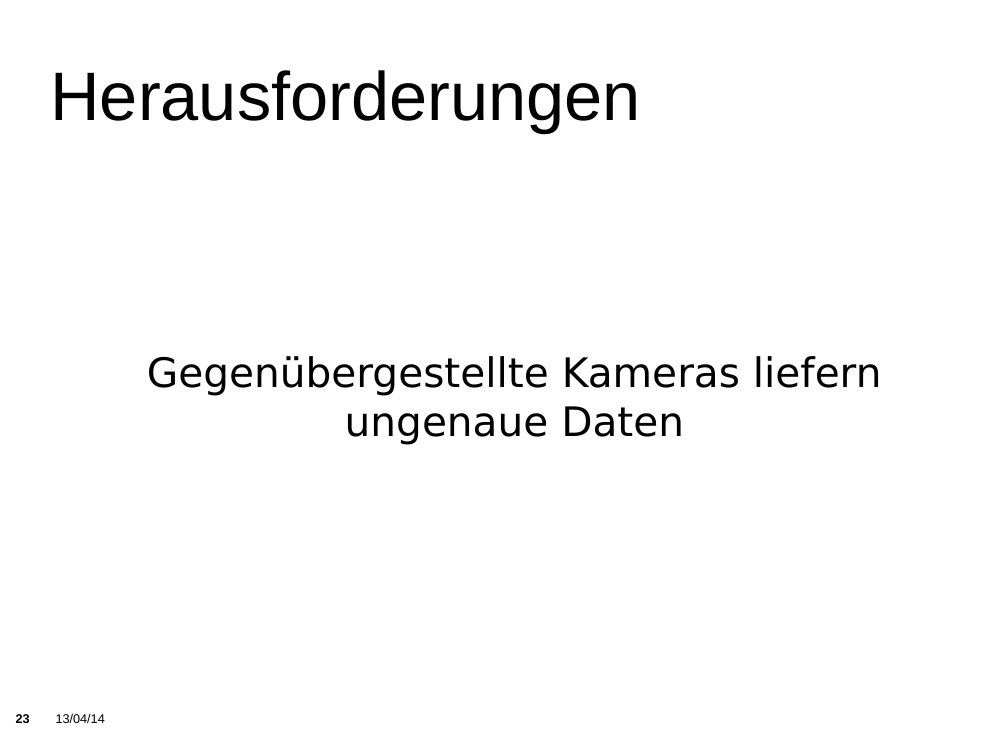
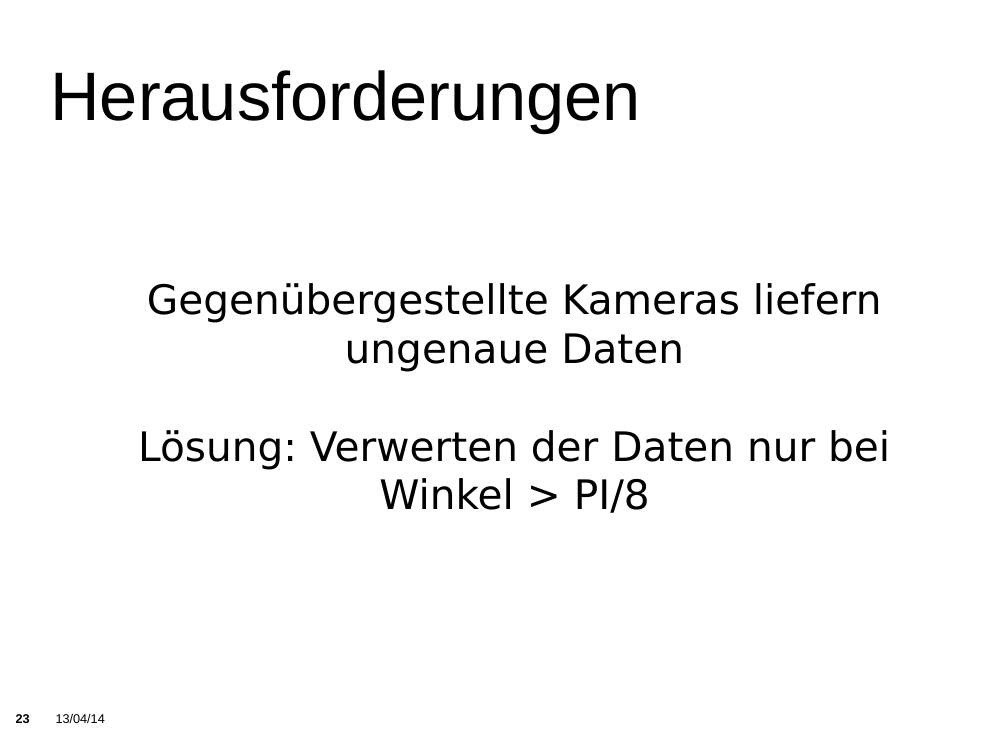
Before and after one commit to KITrokopter/Presentation, a slide deck: slide 23 of PresentationInTotal v0.1.odp. Drawn at 1008x756 pixels with LibreOffice and Linux fonts; fonts in the diff are those of the drawing; background and template pictures are left out. Boxes give left, top, right and bottom in pixels: in the first picture for what was removed or moved away, otherwise in the second. Text is boxed around its words. In the diff, an @@ line names an element or a change of style, - is before the commit and + after.

```diff
--- a/PresentationInTotal v0.1.odp
+++ b/PresentationInTotal v0.1.odp
@@ subtitle at (138, 430, 890, 513): paragraph added @@
+Lösung: Verwerten der Daten nur bei Winkel > PI/8
```
Also in this commit, not shown: 18 other slides changed, 9 slides added, 4 slides removed.
